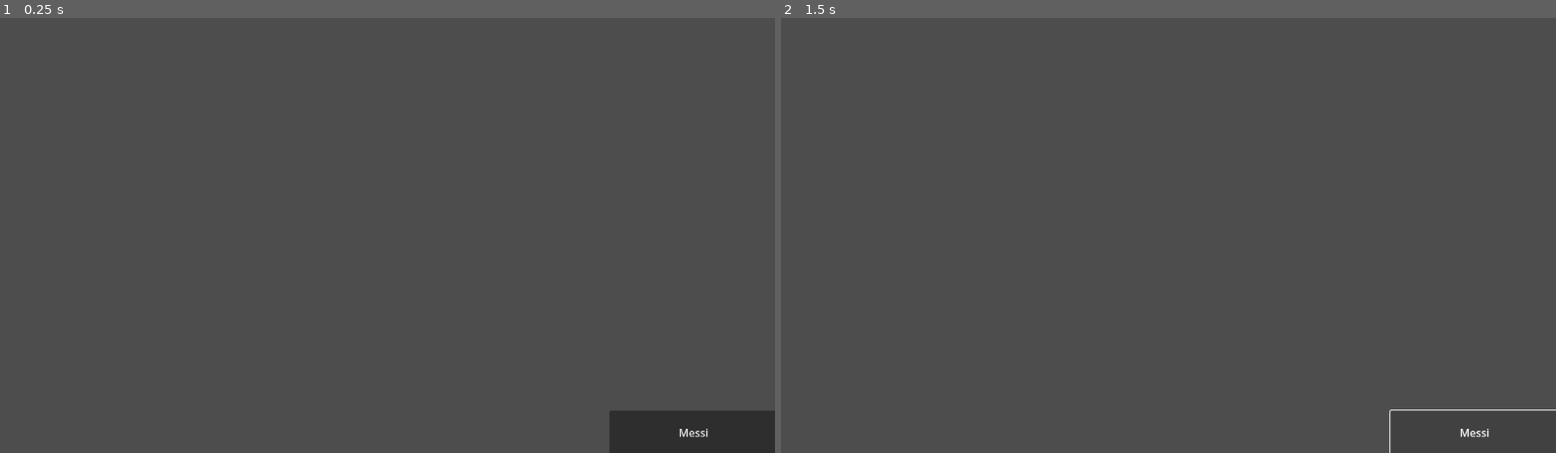
Above: before the commit, frames 1-2 (left to right).
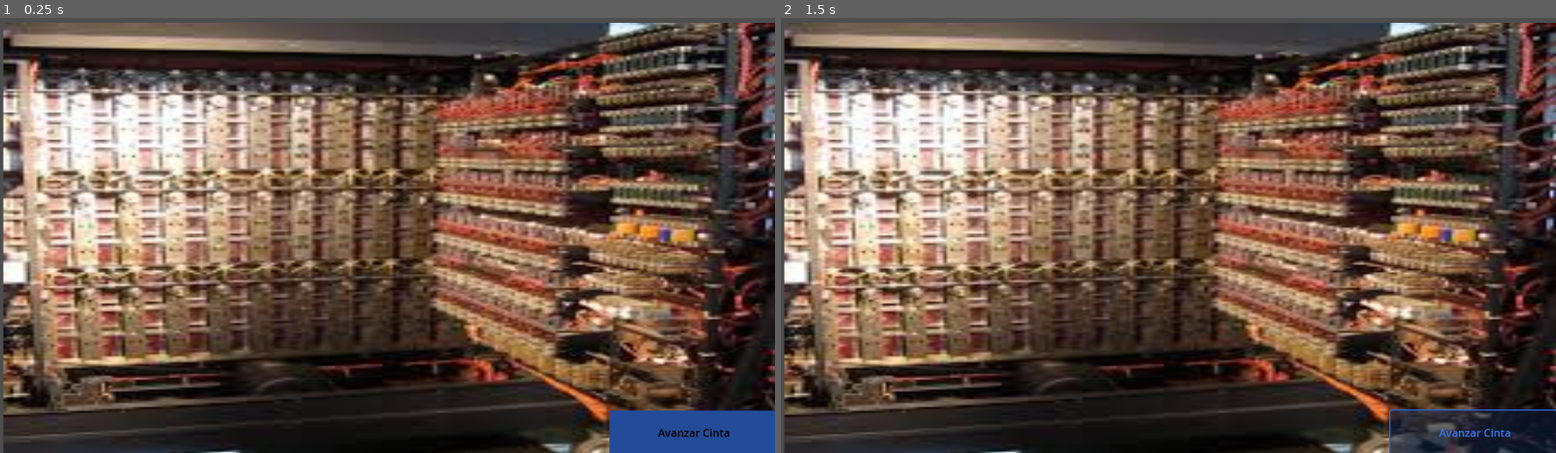
Above: after the commit, the same moments.

Repository: DiegoC-java/MaquinaDeTuring
Game: Godot game, scene res://Escenas/node_2d.tscn
Same seed, same stepped clock (60 frames per second), same inputs: the game is played once before the commit and once after it.
Inputs:
- Up to frame 1 (0.25 s): no input
- Up to frame 2 (1.5 s): click "Messi" (after the commit: "Avanzar Cinta") at 0.5 s; click "Messi" (after the commit: "Avanzar Cinta") at 1.25 s

The runs differ from the first frame. In frame 1, 91% of the frame differs, in the area x 0-100%, y 1-100%; in frame 2, 90%.

Commit message:
Boton reacciona a avance de cinta

Diff:
--- a/simulacion-maquina-de-turing/Escenas/node_2d.tscn
+++ b/simulacion-maquina-de-turing/Escenas/node_2d.tscn
@@ -1,9 +1,17 @@
-[gd_scene load_steps=2 format=3 uid="uid://8kec2nnawslp"]
+[gd_scene load_steps=4 format=3 uid="uid://8kec2nnawslp"]
 
 [ext_resource type="Script" uid="uid://c2l7cjd5kt86d" path="res://Scripts/turing_machine.gd" id="1_h3eif"]
+[ext_resource type="Texture2D" uid="uid://cnr5m2vm4i1nx" path="res://Imagenes/images.jpg" id="2_iijfg"]
+
+[sub_resource type="StyleBoxFlat" id="StyleBoxFlat_iijfg"]
 
 [node name="Node2D" type="Node2D"]
 script = ExtResource("1_h3eif")
+
+[node name="Sprite2D" type="Sprite2D" parent="."]
+position = Vector2(578.93884, 329.59265)
+scale = Vector2(5.0356245, 2.9045706)
+texture = ExtResource("2_iijfg")
 
 [node name="Control" type="Control" parent="."]
 layout_mode = 3
@@ -20,6 +28,7 @@
 offset_bottom = 651.0
 
 [node name="Button" type="Button" parent="Control"]
+modulate = Color(0.22920752, 0.49159592, 1, 1)
 layout_mode = 1
 anchors_preset = -1
 anchor_left = 0.78700006
@@ -30,11 +39,15 @@
 offset_top = -0.27600098
 offset_right = 251.1629
 offset_bottom = 64.724
-text = "Messi"
+theme_override_colors/font_color = Color(0, 0, 0, 1)
+theme_override_styles/normal = SubResource("StyleBoxFlat_iijfg")
+text = "Avanzar Cinta"
 
 [node name="Label" type="Label" parent="Control/Button"]
 layout_mode = 1
-offset_left = 63.513977
-offset_top = 40.853027
-offset_right = 316.51398
-offset_bottom = 100.85303
+offset_left = -1.0
+offset_top = 4.0
+offset_right = 252.0
+offset_bottom = 64.0
+
+[connection signal="pressed" from="Control/Button" to="." method="_on_button_pressed"]
--- a/simulacion-maquina-de-turing/Scripts/turing_machine.gd
+++ b/simulacion-maquina-de-turing/Scripts/turing_machine.gd
@@ -5,6 +5,7 @@
 var tape = []  # La cinta (array de símbolos)
 var head_position = 0  # Posición del cabezal
 var halt = false  # Si la máquina se detuvo
+@onready var step_button = $Control/Button
 
 # ====== TABLA DE TRANSICIONES ======
 # Formato: transitions[estado_actual][símbolo_leído] = [nuevo_estado, símbolo_a_escribir, dirección]
@@ -95,11 +96,13 @@
 	initialize_tape("11111-11")
 	print_tape()
 
+	step_button.pressed.connect(step)
+
 func initialize_tape(input_string: String):
 	"""Inicializa la cinta con una cadena de entrada"""
 	tape.clear()
 
-	# Agregar espacios vacíos al inicio
+	# Agregar espacios vacíos al inicios
 	for i in range(3):
 		tape.append("_")
 
Binary file added: simulacion-maquina-de-turing/Imagenes/images.jpg
Not shown, added: simulacion-maquina-de-turing/Imagenes/images.jpg.import
